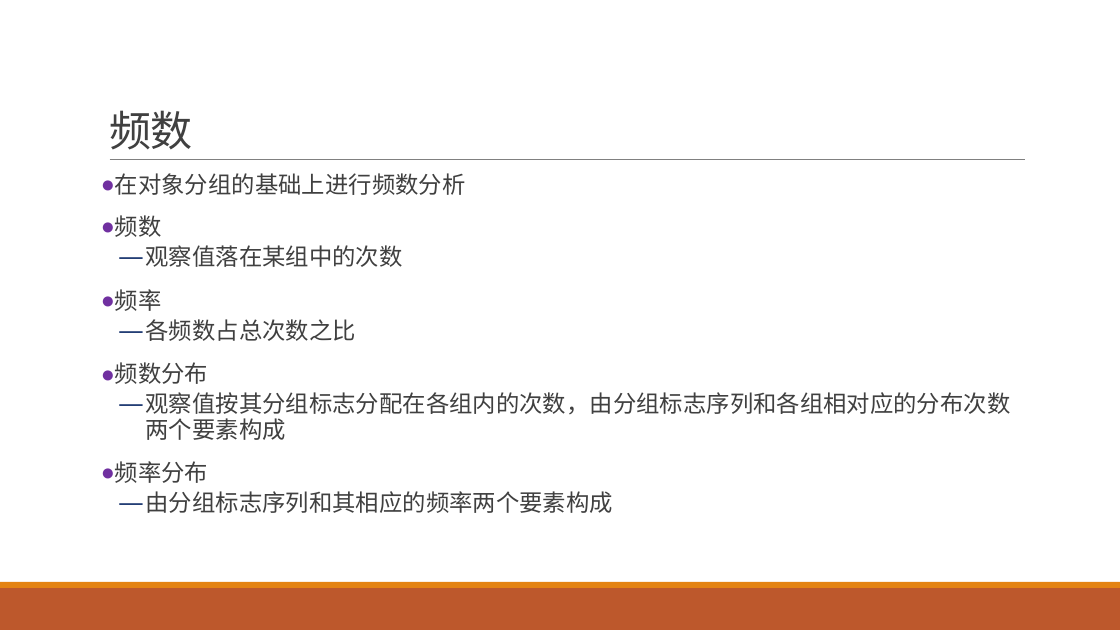
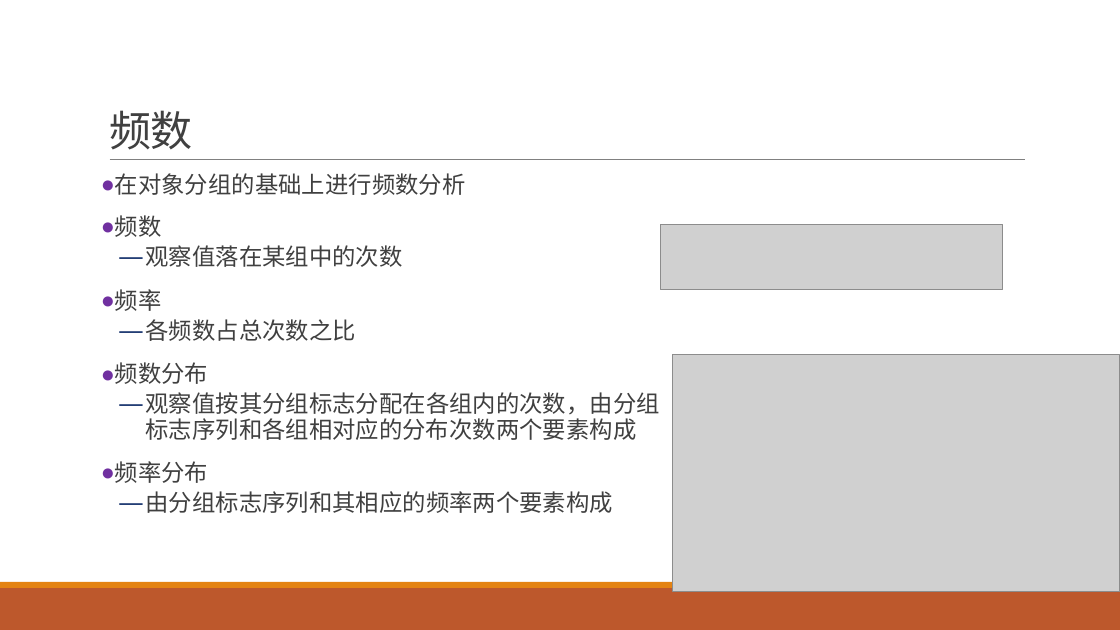
Before and after one commit to exoplanetX/DataAnalytics, a slide deck: slide 26 of 数据分析-3-探索性分析.pptx (slide 22 before the commit). Drawn at 1120x630 pixels with LibreOffice and Linux fonts; fonts in the diff are those of the drawing; grey boxes stand for pictures. Boxes give left, top, right and bottom in pixels: in the first picture for what was removed or moved away, otherwise in the second. Text is boxed around its words. In the diff, an @@ line names an element or a change of style, - is before the commit and + after.

```diff
--- a/数据分析-3-探索性分析.pptx
+++ b/数据分析-3-探索性分析.pptx
@@ text "在对象分组的基础上进行频数分析" rewrapped from (115,173,1011,513) to (115,173,660,513) @@
@@ picture added at (661,224,1003,290) @@
@@ picture added at (673,355,1120,592) @@
```
Also in this commit, not shown: 17 other slides changed, 5 slides added, 2 slides removed.
